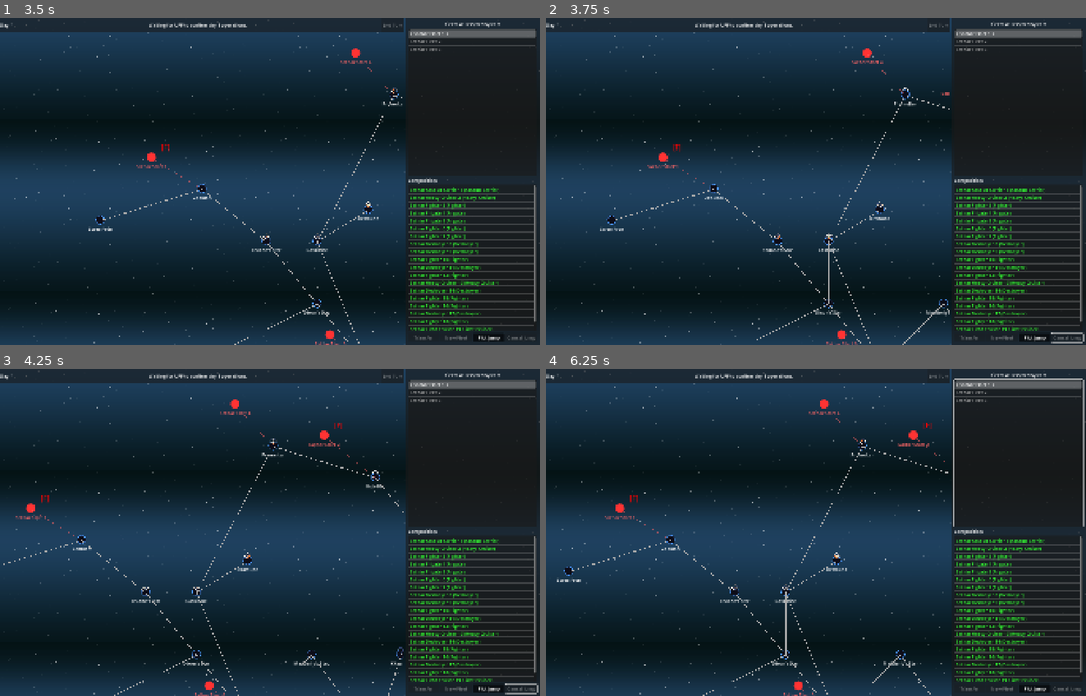
Above: before the commit, frames 1-4 (two rows, left to right).
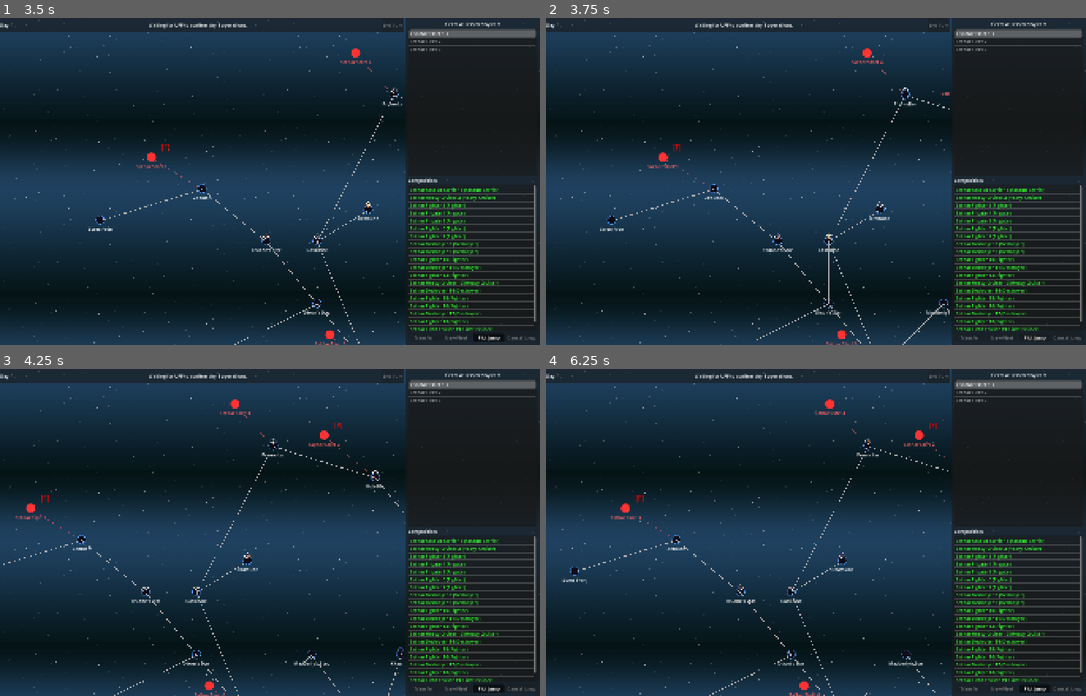
Above: after the commit, the same moments.

Repository: jjeffers/sf-kh-simulator
Game: Godot game, scene res://Scenes/CampaignMap.tscn
The game is run twice, just before and just after one commit, with the same random seed, the same clock (stepped at 60 frames per second) and the same inputs. This scene is started directly instead of the project's main scene.
Inputs (mouse positions are in pixels of both pictures, inside the frame that each line leads up to):
- Up to frame 1 (3.5 s): click "End Turn" at 0.5 s; click "[F]" at 1.25 s; click "[F]" at 2 s; click "Plot Jump" at 2.75 s
- Up to frame 2 (3.75 s): tap Enter at 3.5 s; move the mouse to (934, 165) at 3.52 s; hold Right (ui_right) from 3.53 s (still down); hold E from 3.53 s (still down); click (934, 165) at 3.67 s
- Up to frame 3 (4.25 s): keep holding Right (ui_right); keep holding E; tap Space at 3.77 s
- Up to frame 4 (6.25 s): release Right (ui_right) at 4.25 s; release E at 4.25 s; drag from (708, 548) to (789, 597) at 4.27 s; click "[F]" at 5 s; tap Space at 5.75 s; move the mouse to (870, 460) at 5.77 s; hold Right (ui_right) from 5.78 s (still down); hold Shift from 5.78 s (still down)

Frame 1 is identical in both runs. In frame 2, less than 0.1% of the frame differs, in the area x 93-100%, y 96-100%; in frame 3, less than 0.1%; in frame 4, 2.3%, in the area x 2-100%, y 2-100%.

Commit message:
fix(ui): Isolate arrow key navigation strictly to map panning

Diff:
--- a/Scripts/CampaignMap.gd
+++ b/Scripts/CampaignMap.gd
@@ -79,20 +79,25 @@
 	if selected_system_id != "":
 		_focus_camera_on_system(selected_system_id)
 
+var map_move_dir: Vector2 = Vector2.ZERO
+
+func _input(event):
+	# Prioritize Map Panning over UI Element focus navigation
+	if event is InputEventKey:
+		var handled_arrow = false
+		if event.is_action("ui_left"): map_move_dir.x = -1.0 if event.pressed else (1.0 if Input.is_action_pressed("ui_right") else 0.0); handled_arrow = true
+		elif event.is_action("ui_right"): map_move_dir.x = 1.0 if event.pressed else (-1.0 if Input.is_action_pressed("ui_left") else 0.0); handled_arrow = true
+		elif event.is_action("ui_up"): map_move_dir.y = -1.0 if event.pressed else (1.0 if Input.is_action_pressed("ui_down") else 0.0); handled_arrow = true
+		elif event.is_action("ui_down"): map_move_dir.y = 1.0 if event.pressed else (-1.0 if Input.is_action_pressed("ui_up") else 0.0); handled_arrow = true
+
+		# If user pressed an arrow key, consume it so the Ship lists don't tab around
+		if handled_arrow:
+			get_viewport().set_input_as_handled()
+
 func _process(delta):
-	var move_vec = Vector2.ZERO
-	if Input.is_action_pressed("ui_left"):
-		move_vec.x -= 1
-	if Input.is_action_pressed("ui_right"):
-		move_vec.x += 1
-	if Input.is_action_pressed("ui_up"):
-		move_vec.y -= 1
-	if Input.is_action_pressed("ui_down"):
-		move_vec.y += 1
-
-	if move_vec != Vector2.ZERO:
-		move_vec = move_vec.normalized()
-		var move_amount = move_vec * pan_speed * delta
+	if map_move_dir != Vector2.ZERO:
+		var normalized_dir = map_move_dir.normalized()
+		var move_amount = normalized_dir * pan_speed * delta
 		map_view.scroll_horizontal += int(move_amount.x)
 		map_view.scroll_vertical += int(move_amount.y)
 
